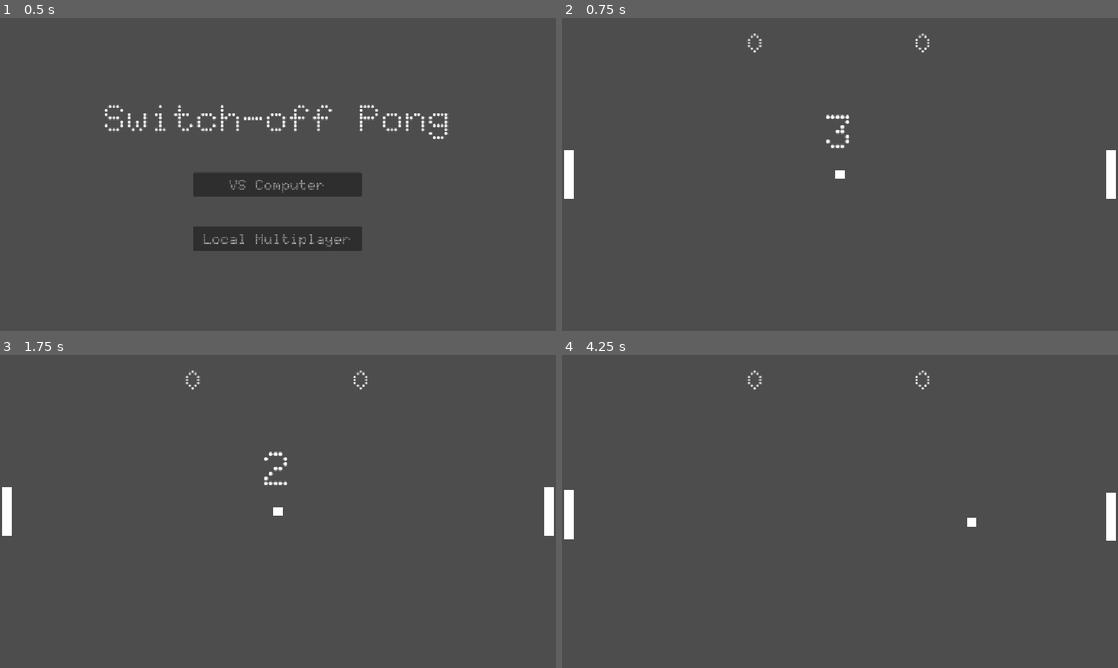
Above: before the commit, frames 1-4 (two rows, left to right).
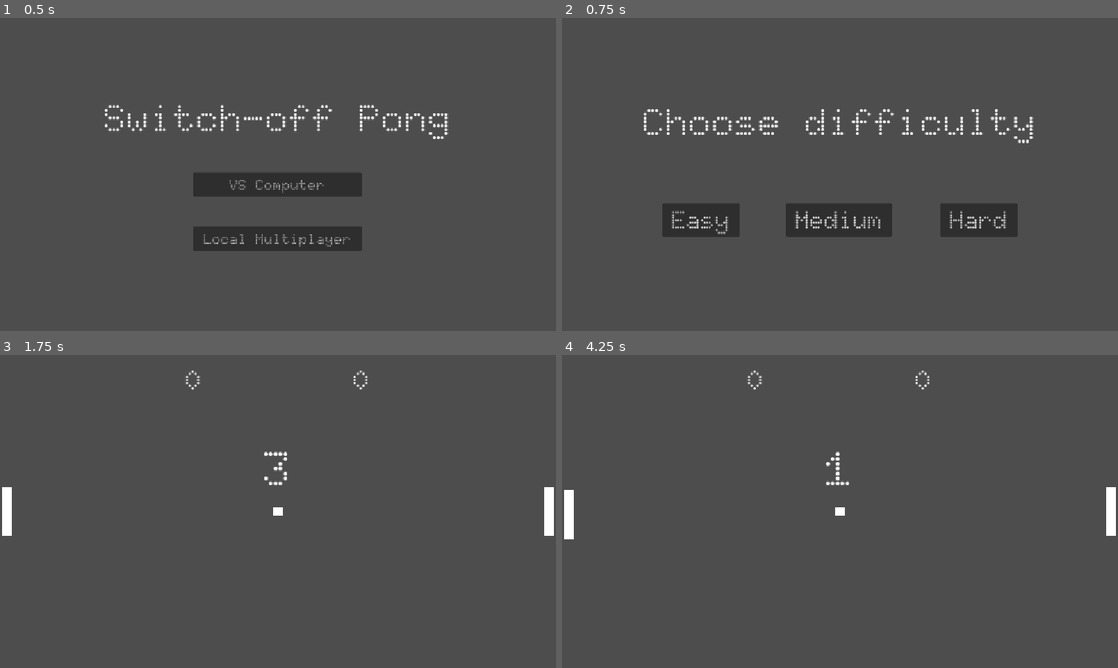
Above: after the commit, the same moments.

Repository: SpykieLucilius/Switch-Off-Pong
Game: Godot game, scene res://scenes/menus/start_screen.tscn
Same seed, same stepped clock (60 frames per second), same inputs: the game is played once before the commit and once after it.
Inputs (mouse positions are in pixels of both pictures, inside the frame that each line leads up to):
- Up to frame 1 (0.5 s): no input
- Up to frame 2 (0.75 s): click "VS Computer" at 0.5 s
- Up to frame 3 (1.75 s): click (278, 558) at 1.25 s, where only the run after the commit has a clickable "Medium"
- Up to frame 4 (4.25 s): tap Enter at 2 s; hold W (p1_Up) 2.03-3.53 s; tap Down (p2_Down) at 2.1, 3.6 s; tap Up (p2_Up) at 2.85 s; hold S (p1_Down) from 3.53 s (still down)

Frame 1 is identical in both runs. In frame 2, 6.6% of the frame differs, in the area x 0-100%, y 4-70%; in frame 3, less than 0.1%; in frame 4, 0.3%.

Commit message:
adding difficulty

Diff:
--- /dev/null
+++ b/scenes/menus/difficulty_screen.tscn
@@ -0,0 +1,47 @@
+[gd_scene format=3 uid="uid://3nilg7jxxup1"]
+
+[ext_resource type="FontFile" uid="uid://nk2ryojnnbsa" path="res://assets/fonts/Doto_Rounded-Bold.ttf" id="1_84ck3"]
+[ext_resource type="Script" uid="uid://81uul4hjdfru" path="res://scripts/menus/difficulty_screen.gd" id="1_frb05"]
+
+[node name="difficulty_screen" type="Node2D" unique_id=261447241]
+script = ExtResource("1_frb05")
+
+[node name="DifficultyTitle" type="Label" parent="." unique_id=1333384606]
+offset_left = 168.0
+offset_top = 168.0
+offset_right = 984.0
+offset_bottom = 264.0
+theme_override_fonts/font = ExtResource("1_84ck3")
+theme_override_font_sizes/font_size = 80
+text = "Choose difficulty"
+
+[node name="EasyButton" type="Button" parent="." unique_id=1642971297]
+offset_left = 208.0
+offset_top = 384.0
+offset_right = 368.0
+offset_bottom = 453.0
+theme_override_fonts/font = ExtResource("1_84ck3")
+theme_override_font_sizes/font_size = 50
+text = "Easy"
+
+[node name="MediumButton" type="Button" parent="." unique_id=1903009196]
+offset_left = 464.0
+offset_top = 384.0
+offset_right = 684.0
+offset_bottom = 453.0
+theme_override_fonts/font = ExtResource("1_84ck3")
+theme_override_font_sizes/font_size = 50
+text = "Medium"
+
+[node name="HardButton" type="Button" parent="." unique_id=2061925742]
+offset_left = 784.0
+offset_top = 384.0
+offset_right = 944.0
+offset_bottom = 453.0
+theme_override_fonts/font = ExtResource("1_84ck3")
+theme_override_font_sizes/font_size = 50
+text = "Hard"
+
+[connection signal="pressed" from="EasyButton" to="." method="_on_easy_button_pressed"]
+[connection signal="pressed" from="MediumButton" to="." method="_on_medium_button_pressed"]
+[connection signal="pressed" from="HardButton" to="." method="_on_hard_button_pressed"]
--- /dev/null
+++ b/scripts/menus/difficulty_screen.gd
@@ -0,0 +1,18 @@
+extends Node2D
+
+
+# Called when the node enters the scene tree for the first time.
+func _ready() -> void:
+	pass # Replace with function body.
+
+func _on_easy_button_pressed():
+	GameManager.difficulty = "easy"
+	get_tree().change_scene_to_file("res://scenes/menus/main.tscn")
+
+func _on_medium_button_pressed():
+	GameManager.difficulty = "medium"
+	get_tree().change_scene_to_file("res://scenes/menus/main.tscn")
+
+func _on_hard_button_pressed():
+	GameManager.difficulty = "hard"
+	get_tree().change_scene_to_file("res://scenes/menus/main.tscn")
--- a/scripts/menus/game_manager.gd
+++ b/scripts/menus/game_manager.gd
@@ -1,3 +1,4 @@
 extends Node
 
 var game_mode = "multiplayer"
+var difficulty = "normal"
--- a/scripts/menus/start_screen.gd
+++ b/scripts/menus/start_screen.gd
@@ -6,4 +6,4 @@
 
 func _on_ai_button_pressed():
 	GameManager.game_mode = "ai"
-	get_tree().change_scene_to_file("res://scenes/menus/main.tscn")
+	get_tree().change_scene_to_file("res://scenes/menus/difficulty_screen.tscn")
--- a/scripts/players/ball.gd
+++ b/scripts/players/ball.gd
@@ -23,6 +23,7 @@
 			var impact_relatif = clamp(distance_y / 50.0, -1.0, 1.0)
 			var dir_x = 1.0 if collider.name == "Player1" else -1.0
 			var angle_max = PI / 4.0
+			speed += 25.0
 			sfx_paddle.pitch_scale = 1.0 + abs(impact_relatif) * 0.4
 			sfx_paddle.play()
 			direction = Vector2(dir_x, impact_relatif * sin(angle_max)).normalized()
@@ -46,6 +47,7 @@
 	var screen_center = get_viewport().get_visible_rect().size / 2.0
 	global_position = screen_center
 	direction = Vector2.ZERO
+	speed = 400.0
 	$ColorRect.visible = true
 	is_hidden = false
 	hide_timer = randf_range(4.0, 9.0)
--- a/scripts/players/player_2.gd
+++ b/scripts/players/player_2.gd
@@ -1,8 +1,9 @@
 extends CharacterBody2D
 
 const SPEED = 400.0
-const AI_SPEED = 340.0
 
+var ai_speed = 340.0
+var ai_error = 60.0
 var ball: Node2D = null
 var target_y: float = 0.0
 var reaction_timer: float = 0.0
@@ -14,6 +15,19 @@
 	if is_ai:
 		ball = get_node("/root/Main/Ball")
 		target_y = global_position.y
+		match GameManager.difficulty:
+			"easy":
+				reaction_interval = 0.4
+				ai_speed = 250.0
+				ai_error = 100.0
+			"medium":
+				reaction_interval = 0.2
+				ai_speed = 340.0
+				ai_error = 60.0
+			"hard":
+				reaction_interval = 0.1
+				ai_speed = 400.0
+				ai_error = 30.0
 
 func _physics_process(delta):
 	if is_ai:
@@ -33,11 +47,11 @@
 		if ball.is_hidden and ball.direction.x < 0:
 			target_y = global_position.y + randf_range(-200.0, 200.0)
 		else:
-			target_y = ball.global_position.y + randf_range(-40.0, 40.0)
+			target_y = ball.global_position.y + randf_range(-ai_error, ai_error)
 
 	var diff = target_y - global_position.y
 	if abs(diff) > 10:
-		velocity.y = sign(diff) * AI_SPEED
+		velocity.y = sign(diff) * ai_speed
 	else:
 		velocity.y = 0
 	move_and_slide()
Not shown, added: scripts/menus/difficulty_screen.gd.uid
